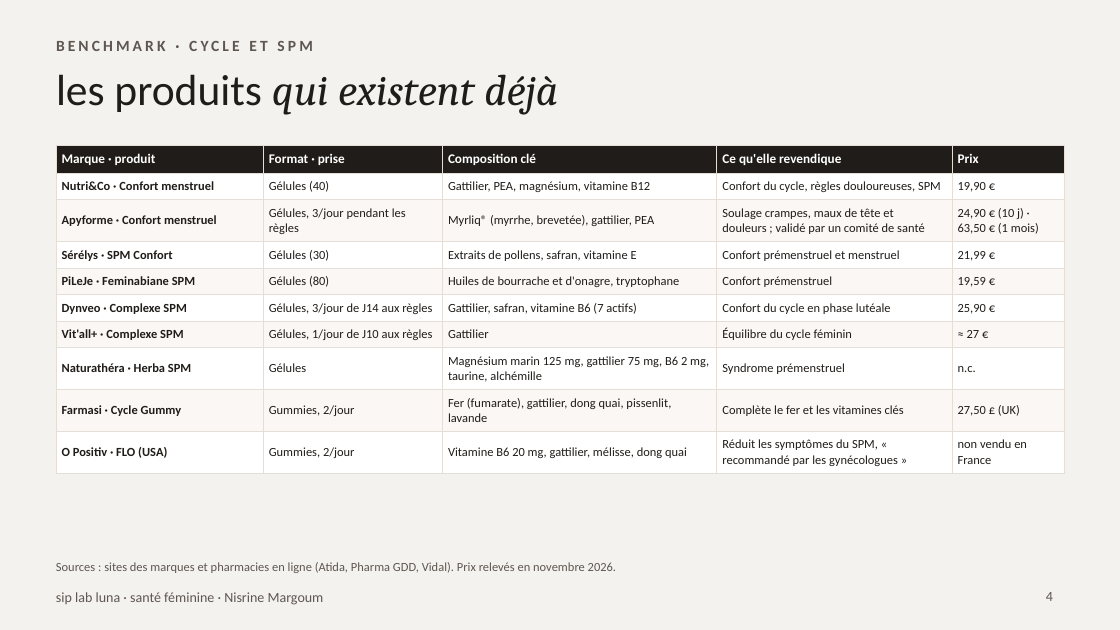
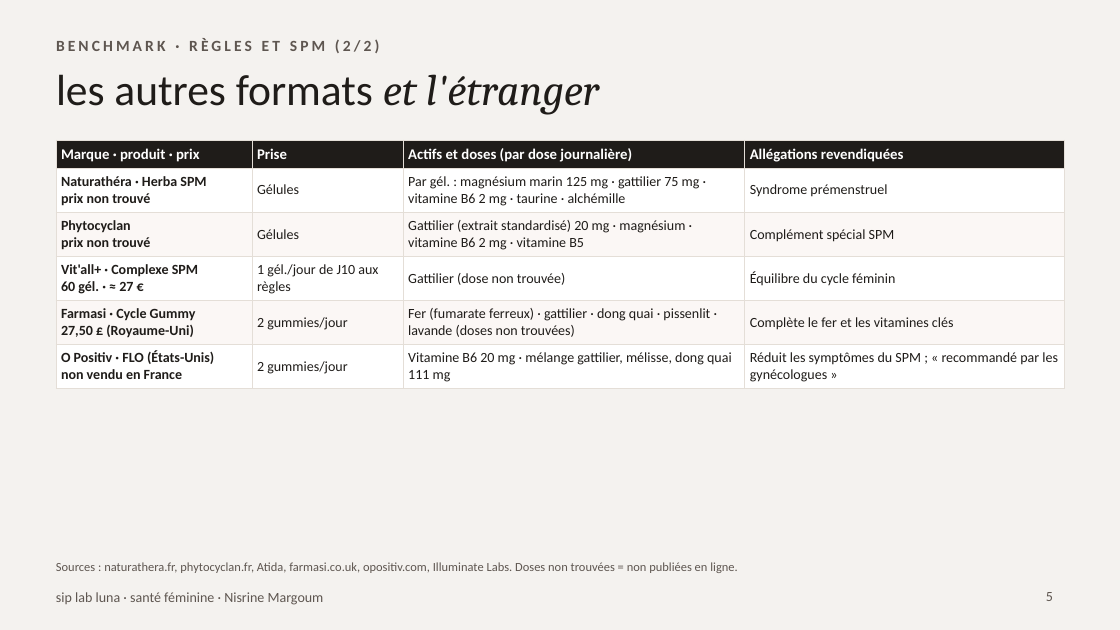
Before and after one commit to nisrine-max/mon-sitee, a slide deck: slide 5 of pitch/siplab-luna-problematique.pptx (slide 4 before the commit). Drawn at 1120x630 pixels with LibreOffice and Linux fonts; fonts in the diff are those of the drawing. Boxes give left, top, right and bottom in pixels: in the first picture for what was removed or moved away, otherwise in the second. Text is boxed around its words. In the diff, an @@ line names an element or a change of style, - is before the commit and + after.

```diff
--- a/pitch/siplab-luna-problematique.pptx
+++ b/pitch/siplab-luna-problematique.pptx
@@ text at bbox=[56, 38, 380, 53]: text changed @@
-BENCHMARK · CYCLE ET SPM
+BENCHMARK · RÈGLES ET SPM (2/2)
@@ title at bbox=[56, 74, 599, 115]: text changed; font Cambria to Calibri; italic off @@
-les produits qui existent déjà
+les autres formats et l'étranger
@@ table at bbox=[56, 140, 1064, 386] @@
-Marque · produit | Format · prise | Composition clé | Ce qu'elle revendique | Prix
-Nutri&Co · Confort menstruel | Gélules (40) | Gattilier, PEA, magnésium, vitamine B12 | Confort du cycle, règles douloureuses, SPM | 19,90 €
-Apyforme · Confort menstruel | Gélules, 3/jour pendant les règles | Myrliq® (myrrhe, brevetée), gattilier, PEA | Soulage crampes, maux de tête et douleurs ; validé par un comité de santé | 24,90 € (10 j) · 63,50 € (1 mois)
-Sérélys · SPM Confort | Gélules (30) | Extraits de pollens, safran, vitamine E | Confort prémenstruel et menstruel | 21,99 €
-PiLeJe · Feminabiane SPM | Gélules (80) | Huiles de bourrache et d'onagre, tryptophane | Confort prémenstruel | 19,59 €
-Dynveo · Complexe SPM | Gélules, 3/jour de J14 aux règles | Gattilier, safran, vitamine B6 (7 actifs) | Confort du cycle en phase lutéale | 25,90 €
-Vit'all+ · Complexe SPM | Gélules, 1/jour de J10 aux règles | Gattilier | Équilibre du cycle féminin | ≈ 27 €
-Naturathéra · Herba SPM | Gélules | Magnésium marin 125 mg, gattilier 75 mg, B6 2 mg, taurine, alchémille | Syndrome prémenstruel | n.c.
-Farmasi · Cycle Gummy | Gummies, 2/jour | Fer (fumarate), gattilier, dong quai, pissenlit, lavande | Complète le fer et les vitamines clés | 27,50 £ (UK)
-O Positiv · FLO (USA) | Gummies, 2/jour | Vitamine B6 20 mg, gattilier, mélisse, dong quai | Réduit les symptômes du SPM, « recommandé par les gynécologues » | non vendu en France
+Marque · produit · prix | Prise | Actifs et doses (par dose journalière) | Allégations revendiquées
+Naturathéra · Herba SPM / prix non trouvé | Gélules | Par gél. : magnésium marin 125 mg · gattilier 75 mg · vitamine B6 2 mg · taurine · alchémille | Syndrome prémenstruel
+Phytocyclan / prix non trouvé | Gélules | Gattilier (extrait standardisé) 20 mg · magnésium · vitamine B6 2 mg · vitamine B5 | Complément spécial SPM
+Vit'all+ · Complexe SPM / 60 gél. · ≈ 27 € | 1 gél./jour de J10 aux règles | Gattilier (dose non trouvée) | Équilibre du cycle féminin
+Farmasi · Cycle Gummy / 27,50 £ (Royaume-Uni) | 2 gummies/jour | Fer (fumarate ferreux) · gattilier · dong quai · pissenlit · lavande (doses non trouvées) | Complète le fer et les vitamines clés
+O Positiv · FLO (États-Unis) / non vendu en France | 2 gummies/jour | Vitamine B6 20 mg · mélange gattilier, mélisse, dong quai 111 mg | Réduit les symptômes du SPM ; « recommandé par les gynécologues »
@@ table: place and size @@
-table at bbox=[56, 146, 1064, 470]
+table at bbox=[56, 140, 1064, 386]
@@ text at bbox=[56, 562, 737, 573]: text changed @@
-Sources : sites des marques et pharmacies en ligne (Atida, Pharma GDD, Vidal). Prix relevés en novembre 2026.
+Sources : naturathera.fr, phytocyclan.fr, Atida, farmasi.co.uk, opositiv.com, Illuminate Labs. Doses non trouvées = non publiées en ligne.
@@ page number at bbox=[1046, 592, 1053, 601]: text changed @@
-4
+5
```
Also in this commit, not shown: 2 other slides changed, 3 slides added.
